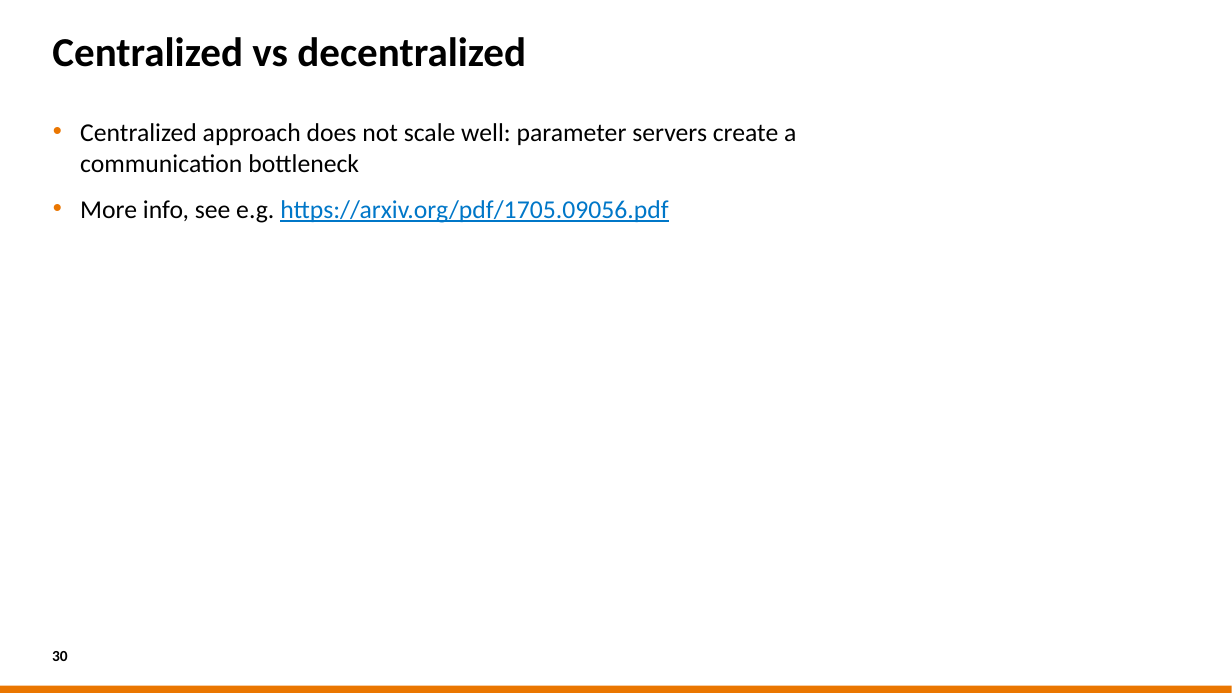
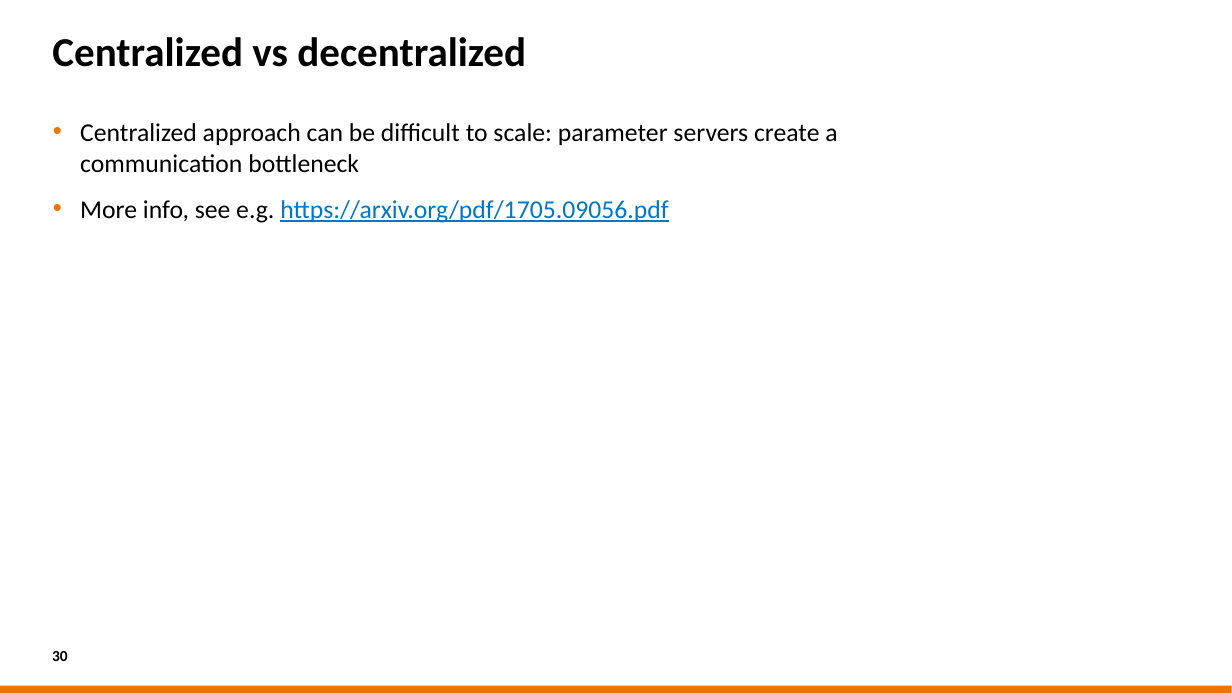
Before and after one commit to sara-nl/HPML-course-materials, a slide deck: slide 30 of Day2/slides/Parallel_Computing_for_DL.pptx. Drawn at 1232x693 pixels with LibreOffice and Linux fonts; fonts in the diff are those of the drawing; background and template pictures are left out. Boxes give left, top, right and bottom in pixels: in the first picture for what was removed or moved away, otherwise in the second. Text is boxed around its words. In the diff, an @@ line names an element or a change of style, - is before the commit and + after.

```diff
--- a/Day2/slides/Parallel_Computing_for_DL.pptx
+++ b/Day2/slides/Parallel_Computing_for_DL.pptx
@@ text at bbox=[80, 123, 837, 173]: text changed @@
-• Centralized approach does not scale well: parameter servers create a communication bottleneck
+• Centralized approach can be difficult to scale: parameter servers create a communication bottleneck
```
Also in this commit, not shown: 11 other slides changed.
